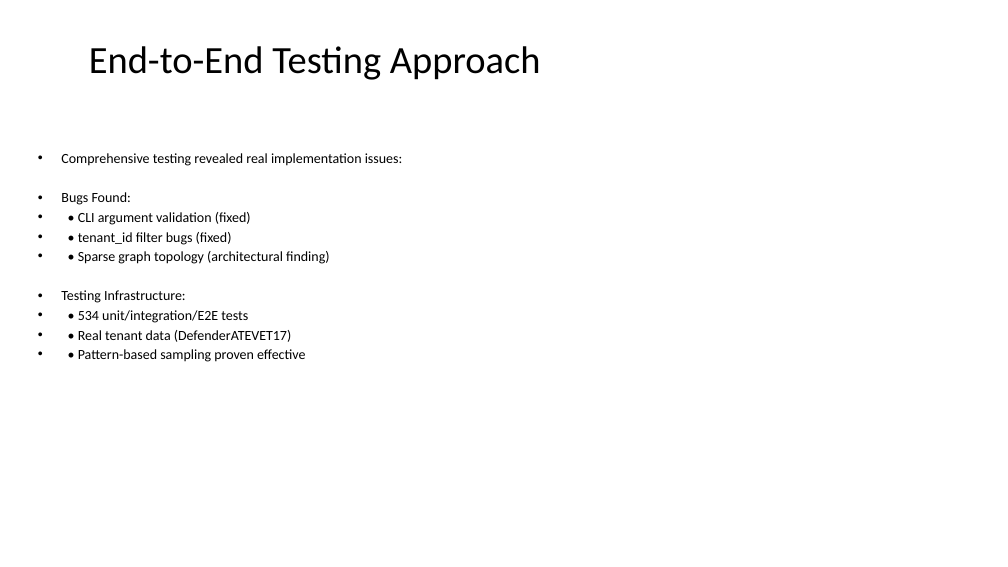
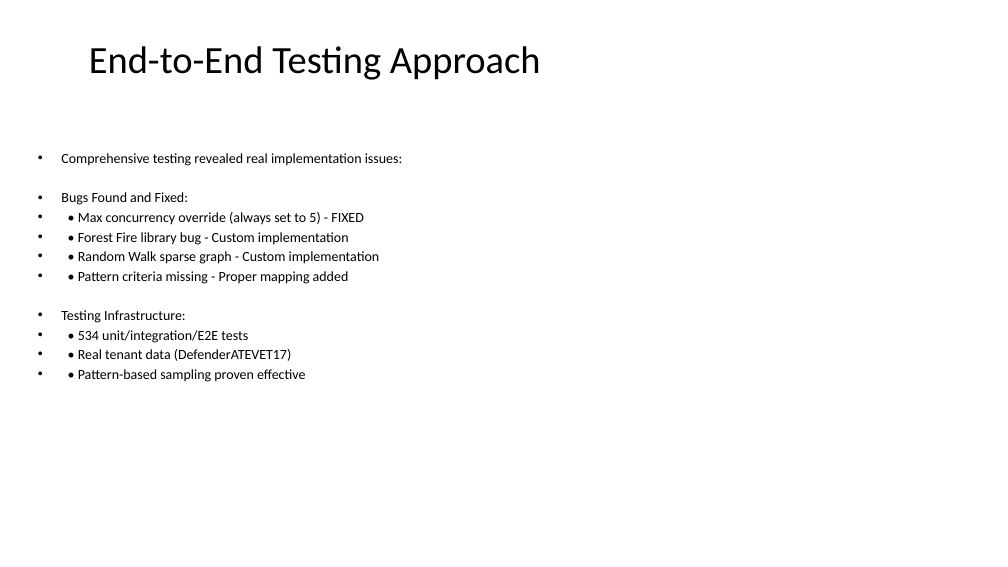
Before and after one commit to rysweet/azure-tenant-grapher, a slide deck: slide 18 of Scale_Operations_Implementation.pptx. Drawn at 1008x567 pixels with LibreOffice and Linux fonts; fonts in the diff are those of the drawing. Boxes give left, top, right and bottom in pixels: in the first picture for what was removed or moved away, otherwise in the second. Text is boxed around its words. In the diff, an @@ line names an element or a change of style, - is before the commit and + after.

```diff
--- a/Scale_Operations_Implementation.pptx
+++ b/Scale_Operations_Implementation.pptx
@@ text at <box>61,192,380,284</box>: text changed @@
-• Bugs Found:
-• • CLI argument validation (fixed)
-• • tenant_id filter bugs (fixed)
-• • Sparse graph topology (architectural finding)
+• Bugs Found and Fixed:
+• • Max concurrency override (always set to 5) - FIXED
+• • Forest Fire library bug - Custom implementation
+• • Random Walk sparse graph - Custom implementation
+• • Pattern criteria missing - Proper mapping added
```
Also in this commit, not shown: 3 other slides changed, 1 other file.
